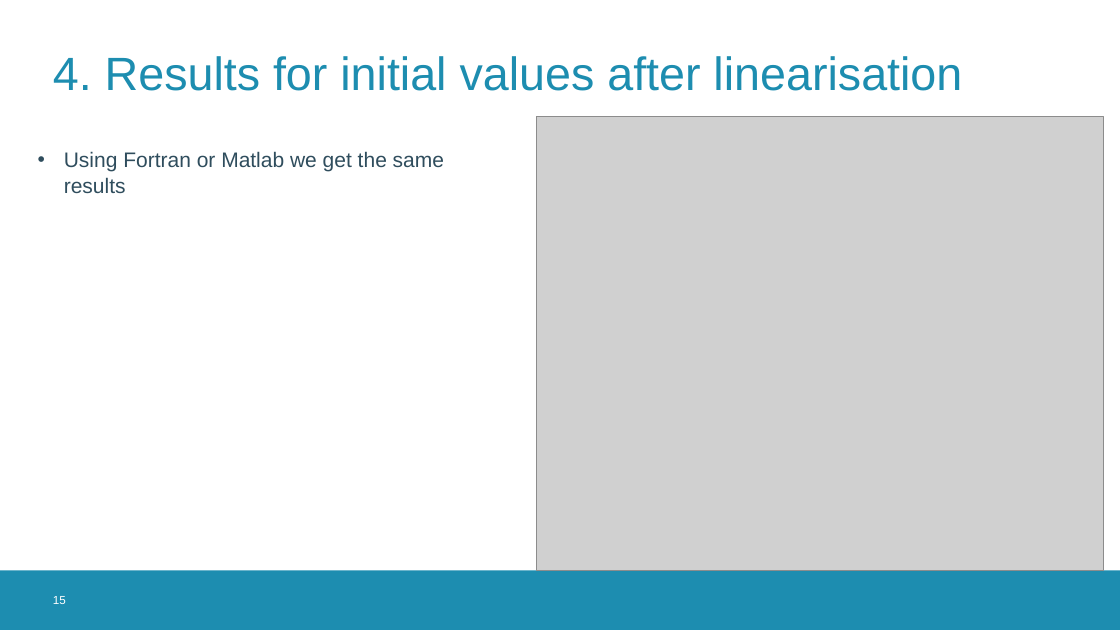
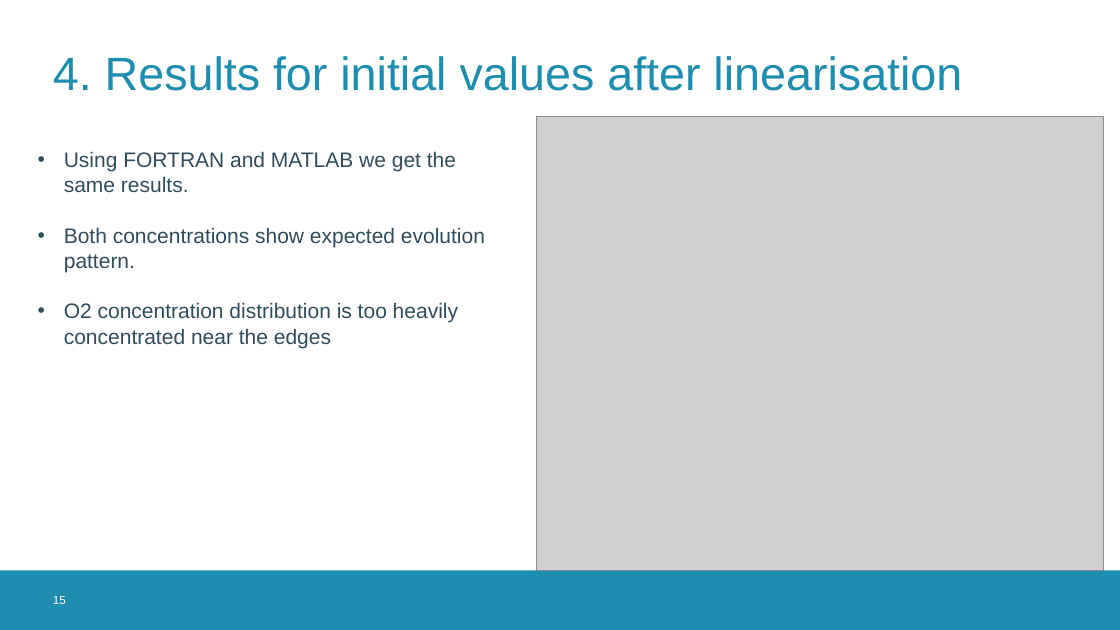
Before and after one commit to MichielDeKoninck/ThePearProject, a slide deck: slide 15 of PearProjectPresentation.pptx. Drawn at 1120x630 pixels with LibreOffice and Linux fonts; fonts in the diff are those of the drawing; grey boxes stand for pictures; background and template pictures are left out. Boxes give left, top, right and bottom in pixels: in the first picture for what was removed or moved away, otherwise in the second. Text is boxed around its words. In the diff, an @@ line names an element or a change of style, - is before the commit and + after.

```diff
--- a/PearProjectPresentation.pptx
+++ b/PearProjectPresentation.pptx
@@ text at bbox=[64, 151, 485, 348]: text changed @@
-• Using Fortran or Matlab we get the same results
+• Using FORTRAN and MATLAB we get the same results.
+• Both concentrations show expected evolution pattern.
+• O2 concentration distribution is too heavily concentrated near the edges
```
Also in this commit, not shown: 5 other slides changed, 1 slide added, 15 other files.
